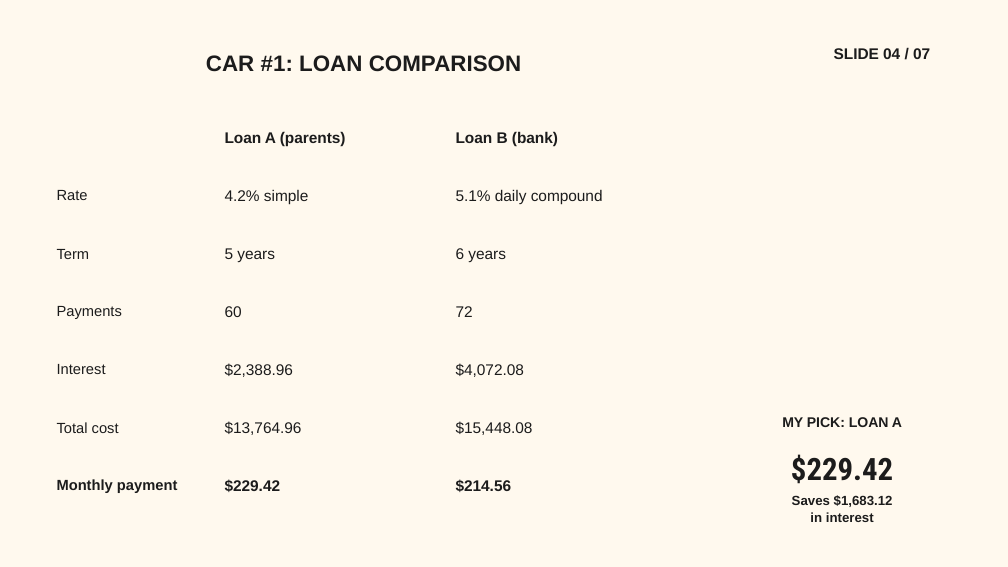
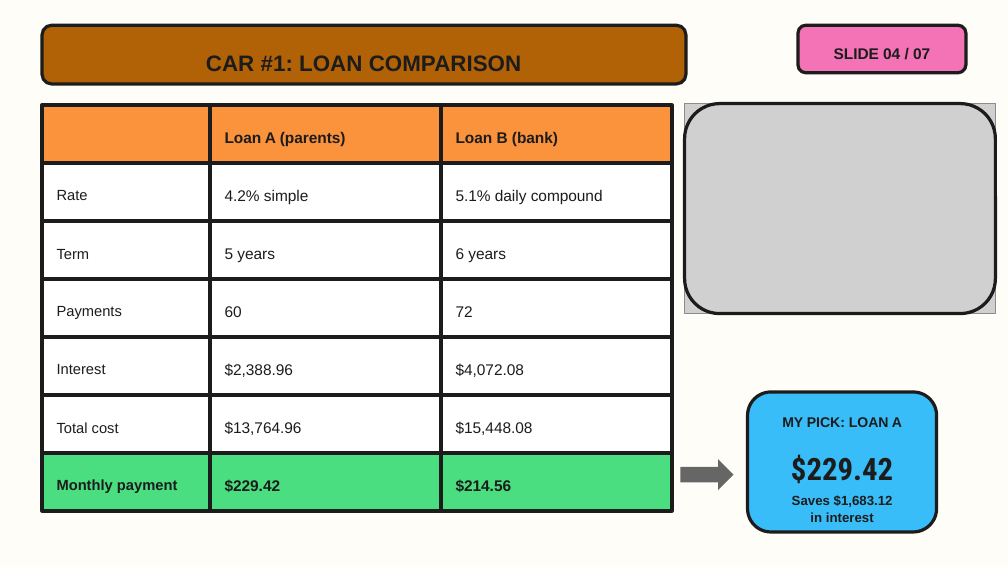
Before and after one commit to StwFate/Physics_Site, a slide deck: slide 4 of Car_Buying_Project/Google_Slides_Import/Buying_My_First_Car_Career_Style.pptx. Drawn at 1008x567 pixels with LibreOffice and Linux fonts; fonts in the diff are those of the drawing; grey boxes stand for pictures; background and template pictures are left out. Boxes give left, top, right and bottom in pixels: in the first picture for what was removed or moved away, otherwise in the second. Text is boxed around its words. In the diff, an @@ line names an element or a change of style, - is before the commit and + after.

```diff
--- a/Car_Buying_Project/Google_Slides_Import/Buying_My_First_Car_Career_Style.pptx
+++ b/Car_Buying_Project/Google_Slides_Import/Buying_My_First_Car_Career_Style.pptx
@@ background picture (left out) to #FFFDF7 @@
@@ rounded rectangle added at [42,25,687,84], fill #B26206, outline #1C1C1C 3.07 pt @@
@@ rounded rectangle added at [799,25,966,73], fill #F472B6, outline #1C1C1C 3.07 pt @@
@@ rectangle added at [42,105,210,163], fill #FB923C, outline #1C1C1C 3.07 pt @@
@@ rectangle added at [210,105,442,163], fill #FB923C, outline #1C1C1C 3.07 pt @@
@@ rectangle added at [441,105,672,163], fill #FB923C, outline #1C1C1C 3.07 pt @@
@@ picture added at [685,104,996,314] @@
@@ rounded rectangle added at [685,104,996,314], outline #1C1C1C 3.07 pt @@
@@ rectangle added at [42,163,210,222], fill #FFFFFF, outline #1C1C1C 3.07 pt @@
@@ rectangle added at [210,163,442,222], fill #FFFFFF, outline #1C1C1C 3.07 pt @@
@@ rectangle added at [441,163,672,222], fill #FFFFFF, outline #1C1C1C 3.07 pt @@
@@ rectangle added at [42,221,210,279], fill #FFFFFF, outline #1C1C1C 3.07 pt @@
@@ rectangle added at [210,221,442,279], fill #FFFFFF, outline #1C1C1C 3.07 pt @@
@@ rectangle added at [441,221,672,279], fill #FFFFFF, outline #1C1C1C 3.07 pt @@
@@ rectangle added at [42,279,210,337], fill #FFFFFF, outline #1C1C1C 3.07 pt @@
@@ rectangle added at [210,279,442,337], fill #FFFFFF, outline #1C1C1C 3.07 pt @@
@@ rectangle added at [441,279,672,337], fill #FFFFFF, outline #1C1C1C 3.07 pt @@
@@ rectangle added at [42,337,210,395], fill #FFFFFF, outline #1C1C1C 3.07 pt @@
@@ rectangle added at [210,337,442,395], fill #FFFFFF, outline #1C1C1C 3.07 pt @@
@@ rectangle added at [441,337,672,395], fill #FFFFFF, outline #1C1C1C 3.07 pt @@
@@ rectangle added at [42,395,210,453], fill #FFFFFF, outline #1C1C1C 3.07 pt @@
@@ rectangle added at [210,395,442,453], fill #FFFFFF, outline #1C1C1C 3.07 pt @@
@@ rectangle added at [441,395,672,453], fill #FFFFFF, outline #1C1C1C 3.07 pt @@
@@ rounded rectangle added at [748,392,937,532], fill #38BDF8, outline #1C1C1C 3.07 pt @@
@@ rectangle added at [42,453,210,511], fill #4ADE80, outline #1C1C1C 3.07 pt @@
@@ rectangle added at [210,453,442,511], fill #4ADE80, outline #1C1C1C 3.07 pt @@
@@ rectangle added at [441,453,672,511], fill #4ADE80, outline #1C1C1C 3.07 pt @@
@@ right arrow added at [681,459,734,490], fill #666666 @@
```
Also in this commit, not shown: 6 other slides changed, 11 other files.
